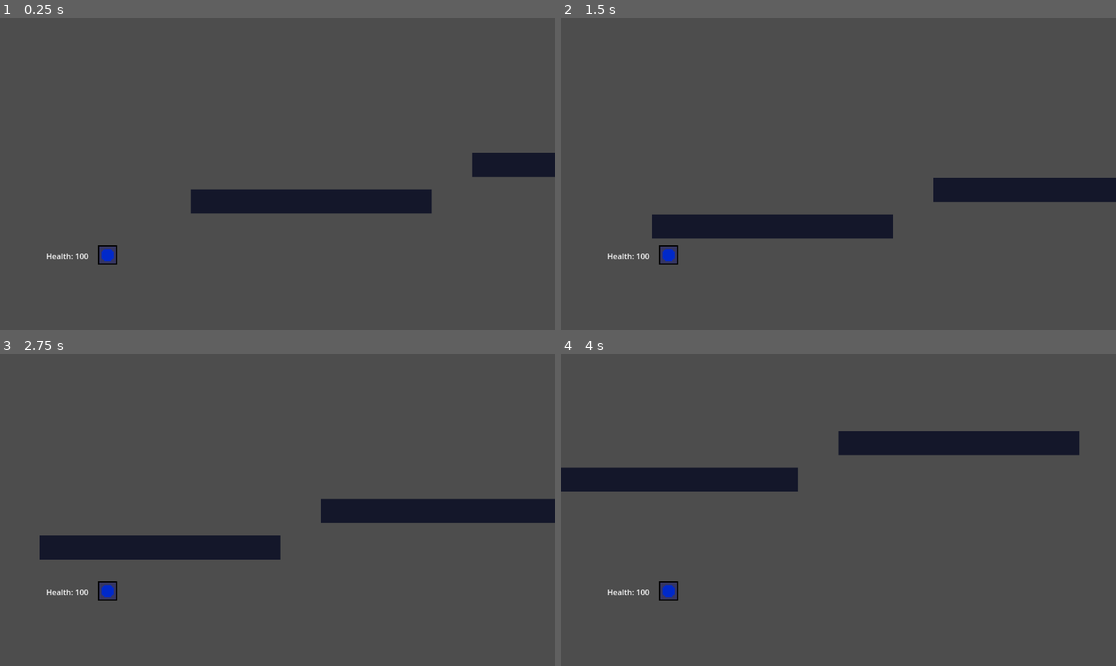
Above: before the commit, frames 1-4 (two rows, left to right).
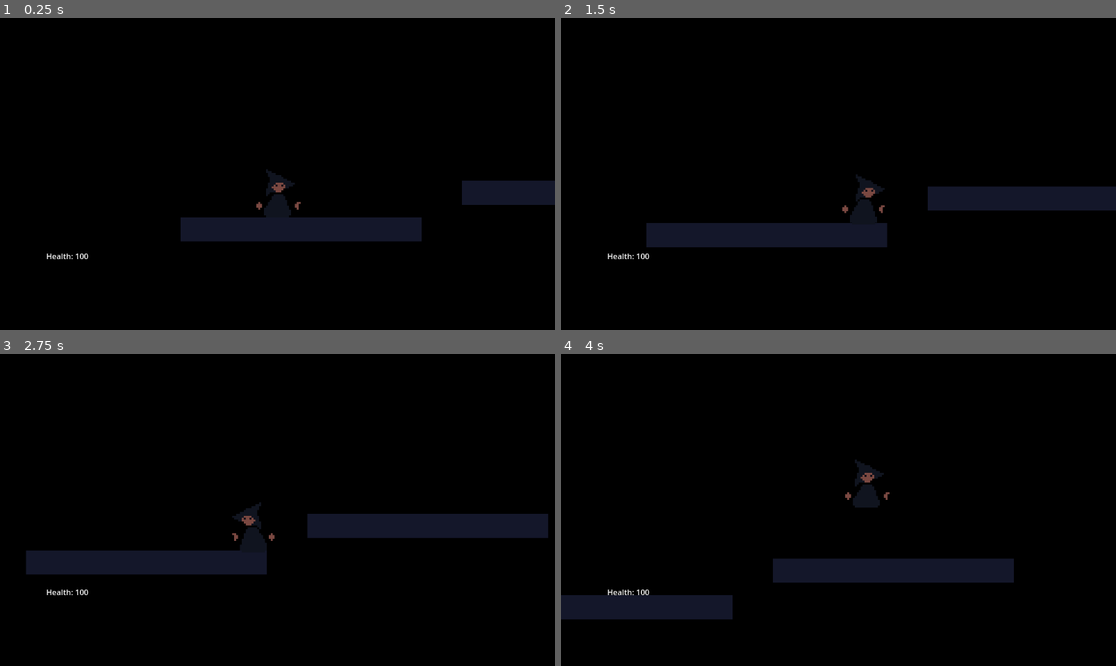
Above: after the commit, the same moments.

Repository: AthertonRoamer/Newton
Game: Godot game, scene res://test_world/test_world.tscn
Same seed, same stepped clock (60 frames per second), same inputs: the game is played once before the commit and once after it. This scene is started directly instead of the project's main scene. The engine's default icon, where the game draws it, is replaced by a stand-in: a white triangle on a blue panel in a dark square.
Inputs:
- Up to frame 1 (0.25 s): no input
- Up to frame 2 (1.5 s): hold Shift (player_sprint) 0.53-1.28 s; hold D (player_right) from 0.53 s (still down); tap W (player_jump) at 0.77 s; tap Shift (player_sprint) at 1.35 s
- Up to frame 3 (2.75 s): tap W (player_jump) at 1.52 s; release D (player_right) at 2.03 s; hold A (player_left) from 2.03 s (still down); hold Shift (player_sprint) from 2.03 s (still down)
- Up to frame 4 (4 s): release A (player_left) at 2.78 s; release Shift (player_sprint) at 2.78 s; hold D (player_right) from 2.78 s (still down); tap Shift (player_sprint) at 2.85 s; tap W (player_jump) at 3.02, 3.77 s; hold Shift (player_sprint) from 3.53 s (still down)

The runs differ from the first frame. In frame 1, 100% of the frame differs, in the area x 0-100%, y 0-100%; in frame 2, 96%; in frame 3, 97%; in frame 4, 100%.

Commit message:
trying to player art

Diff:
--- a/Newton/player/player.gd
+++ b/Newton/player/player.gd
@@ -1,10 +1,10 @@
 class_name Player
 extends CharacterBody2D
 
-@export var walk_accel : int = 40
-@export var friction : int = 25
-@export var max_walk_speed : int = 250
-@export var max_sprint_speed : int = 350
+@export var walk_accel : int = 80
+@export var friction : int = 50
+@export var max_walk_speed : int = 350
+@export var max_sprint_speed : int = 500
 var effective_max_speed : int
 
 @export var jump_accel : int = 700
@@ -12,6 +12,7 @@
 
 @export var death_altitude : int = 3000
 
+var walking = false
 var direction : Vector2 = Vector2.RIGHT
 
 var max_health : int = 100
@@ -23,6 +24,10 @@
 
 @export var spell_manager : SpellManager
 
+
+@onready var player_sprite = $Sprite2D
+@onready var anim_p = $AnimationPlayer
+
 func reset() -> void:
 	Hud.health_display.health = health
 	Hud.show()
@@ -30,7 +35,7 @@
 
 func _ready() -> void:
 	reset()
-	equip_spell(preload("res://player/spells/test_spell/test_spell.tscn"))
+	#equip_spell(preload("res://player/spells/test_spell/test_spell.tscn"))
 
 
 func take_damage(damage : int) -> void:
@@ -46,21 +51,32 @@
 
 
 func _physics_process(_delta) -> void:
+	movement()
+	update_player_visuals()
 
-	if Input.is_action_pressed("player_sprint"):
-		effective_max_speed = max_sprint_speed
-	else:
-		effective_max_speed = max_walk_speed
+	if position.y > death_altitude:
+		take_damage(max_health)
+
+
+
+func movement():
+	walking = false
+	#if Input.is_action_pressed("player_sprint"):
+		#effective_max_speed = max_sprint_speed
+	#else:
+	effective_max_speed = max_walk_speed
 
 	#get lateral input
 	var lateral_acceleration : int = 0
 	if Input.is_action_pressed("player_right"):
 		lateral_acceleration += walk_accel
 		direction = Vector2.RIGHT
+		walking = true
 
 	if Input.is_action_pressed("player_left"):
 		lateral_acceleration -= walk_accel
 		direction = Vector2.LEFT
+		walking = true
 
 	#apply max speed
 	if abs(velocity.x + lateral_acceleration) < effective_max_speed:
@@ -80,20 +96,39 @@
 		velocity.y = 0
 		if Input.is_action_just_pressed("player_jump"):
 			velocity.y -= jump_accel
+
 	else:
 		velocity.y += gravity
 
 	move_and_slide()
 
-	if position.y > death_altitude:
-		take_damage(max_health)
+
+#func equip_spell(spell_scene : PackedScene) -> void:
+	#var spell : Spell = spell_scene.instantiate()
+	#for equiped_spell in spell_manager.get_children():
+		#if equiped_spell.id == spell.id:
+			#push_warning("Trying to equip spell that is already equipped")
+			#return
+	#Hud.spell_display_manager.add_spell(spell)
+	#spell_manager.add_child(spell)
+
+func update_player_visuals():
+	flip_player()
+	player_animations()
 
 
-func equip_spell(spell_scene : PackedScene) -> void:
-	var spell : Spell = spell_scene.instantiate()
-	for equiped_spell in spell_manager.get_children():
-		if equiped_spell.id == spell.id:
-			push_warning("Trying to equip spell that is already equipped")
-			return
-	Hud.spell_display_manager.add_spell(spell)
-	spell_manager.add_child(spell)
+func flip_player():
+	if velocity.x < 0:
+		player_sprite.flip_h = true
+	elif velocity.x > 0:
+		player_sprite.flip_h = false
+
+
+func player_animations():
+	if is_on_floor():
+		if walking:
+			anim_p.play("walk")
+		else:
+			anim_p.play("idle",0.3)
+	else:
+			anim_p.play("jump",1.5)
--- a/Newton/player/player.tscn
+++ b/Newton/player/player.tscn
@@ -1,23 +1,100 @@
-[gd_scene load_steps=5 format=3 uid="uid://city0pwx48l16"]
+[gd_scene load_steps=10 format=3 uid="uid://city0pwx48l16"]
 
-[ext_resource type="Texture2D" uid="uid://lwmd3mfopiru" path="res://icon.svg" id="1_by2s4"]
 [ext_resource type="Script" path="res://player/player.gd" id="1_q0i30"]
+[ext_resource type="Texture2D" uid="uid://b74w4dluc7oex" path="res://player/boy-ss.png" id="2_pjwf2"]
 [ext_resource type="Script" path="res://player/spells/spell_manager/spell_manager.gd" id="3_gwpyy"]
 
 [sub_resource type="CapsuleShape2D" id="CapsuleShape2D_2v0p5"]
-radius = 18.0
-height = 62.0
+radius = 11.0
+height = 44.0
 
-[node name="Player" type="CharacterBody2D" node_paths=PackedStringArray("spell_manager") groups=["damageable", "knockable"]]
+[sub_resource type="Animation" id="Animation_xp5i7"]
+resource_name = "idle"
+length = 0.6
+loop_mode = 1
+tracks/0/type = "value"
+tracks/0/imported = false
+tracks/0/enabled = true
+tracks/0/path = NodePath("Sprite2D:frame")
+tracks/0/interp = 1
+tracks/0/loop_wrap = true
+tracks/0/keys = {
+"times": PackedFloat32Array(0, 0.1, 0.2, 0.3, 0.4, 0.5),
+"transitions": PackedFloat32Array(1, 1, 1, 1, 1, 1),
+"update": 1,
+"values": [0, 1, 2, 3, 4, 5]
+}
+
+[sub_resource type="Animation" id="Animation_hmqwr"]
+length = 0.001
+tracks/0/type = "value"
+tracks/0/imported = false
+tracks/0/enabled = true
+tracks/0/path = NodePath("Sprite2D:frame")
+tracks/0/interp = 1
+tracks/0/loop_wrap = true
+tracks/0/keys = {
+"times": PackedFloat32Array(0),
+"transitions": PackedFloat32Array(1),
+"update": 1,
+"values": [0]
+}
+
+[sub_resource type="Animation" id="Animation_qynu2"]
+resource_name = "walk"
+length = 0.8
+loop_mode = 1
+tracks/0/type = "value"
+tracks/0/imported = false
+tracks/0/enabled = true
+tracks/0/path = NodePath("Sprite2D:frame")
+tracks/0/interp = 1
+tracks/0/loop_wrap = true
+tracks/0/keys = {
+"times": PackedFloat32Array(0, 0.1, 0.2, 0.3, 0.4, 0.5, 0.6, 0.7),
+"transitions": PackedFloat32Array(1, 1, 1, 1, 1, 1, 1, 1),
+"update": 1,
+"values": [9, 10, 11, 12, 13, 14, 15, 16]
+}
+
+[sub_resource type="Animation" id="Animation_roiha"]
+resource_name = "jump"
+length = 0.4
+tracks/0/type = "value"
+tracks/0/imported = false
+tracks/0/enabled = true
+tracks/0/path = NodePath("Sprite2D:frame")
+tracks/0/interp = 1
+tracks/0/loop_wrap = true
+tracks/0/keys = {
+"times": PackedFloat32Array(0, 0.1, 0.2, 0.3),
+"transitions": PackedFloat32Array(1, 1, 1, 1),
+"update": 1,
+"values": [5, 6, 7, 8]
+}
+
+[sub_resource type="AnimationLibrary" id="AnimationLibrary_hnese"]
+_data = {
+"RESET": SubResource("Animation_hmqwr"),
+"idle": SubResource("Animation_xp5i7"),
+"jump": SubResource("Animation_roiha"),
+"walk": SubResource("Animation_qynu2")
+}
+
+[node name="Player" type="CharacterBody2D" groups=["damageable", "knockable"]]
+scale = Vector2(2, 2)
 script = ExtResource("1_q0i30")
-spell_manager = NodePath("SpellManager")
 
 [node name="Sprite2D" type="Sprite2D" parent="."]
-visible = false
-scale = Vector2(0.28125, 0.5)
-texture = ExtResource("1_by2s4")
+texture_filter = 1
+scale = Vector2(2, 2)
+texture = ExtResource("2_pjwf2")
+hframes = 8
+vframes = 3
 
 [node name="CollisionShape2D" type="CollisionShape2D" parent="."]
+visible = false
+position = Vector2(0, 2)
 shape = SubResource("CapsuleShape2D_2v0p5")
 
 [node name="Camera2D" type="Camera2D" parent="."]
@@ -25,3 +102,8 @@
 
 [node name="SpellManager" type="Node" parent="."]
 script = ExtResource("3_gwpyy")
+
+[node name="AnimationPlayer" type="AnimationPlayer" parent="."]
+libraries = {
+"": SubResource("AnimationLibrary_hnese")
+}
--- a/Newton/test_world/test_map.tscn
+++ b/Newton/test_world/test_map.tscn
@@ -4,6 +4,14 @@
 
 [node name="TestMap" type="Node2D"]
 
+[node name="ColorRect" type="ColorRect" parent="."]
+offset_left = -1536.0
+offset_top = -1184.0
+offset_right = -1496.0
+offset_bottom = -1144.0
+scale = Vector2(115.334, 70.3635)
+color = Color(0, 0, 0, 1)
+
 [node name="Block2" parent="." instance=ExtResource("1_0n05w")]
 position = Vector2(1104, 473)
 
--- a/Newton/test_world/test_world.tscn
+++ b/Newton/test_world/test_world.tscn
@@ -8,4 +8,4 @@
 [node name="TestMap" parent="." instance=ExtResource("1_tw7wp")]
 
 [node name="Player" parent="." instance=ExtResource("2_3631f")]
-position = Vector2(450, 489)
+position = Vector2(471, 409)
Not shown, added: Newton/player/boy-ss.png.import
